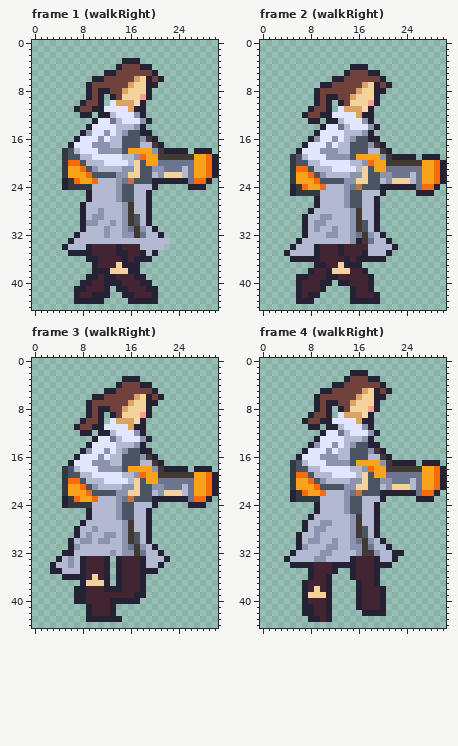
Edited in one commit: pixel-art file (rawAssets/animations/Flipside_Player_Model_AllAnims_Cropped.aseprite). The first picture shows the starting point.
31x45 pixels, 34 frames. Shown: frame 1 (walkRight), frame 2 (walkRight), frame 3 (walkRight), frame 4 (walkRight). The commit also changed other frames, which this record leaves out.
And afterwards:
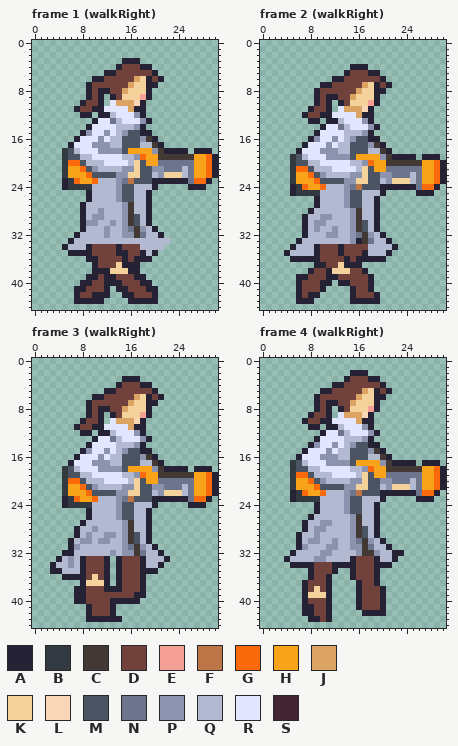
Palette (. is transparent): A #242234  B #333941  C #423934  D #71413b  E #f5a097  F #bb7547  G #fa6a0a  H #f9a31b  J #dba463  K #f4d29c  L #fad6b8  M #4a5462  N #6d758d  P #8b93af  Q #b3b9d1  R #e3e6ff  S #422433
Changes in this commit:
--- frame 1 (walkRight)
@@ x 6..21 @@
 33 AQQQQQQQQQQQQQQQ
-34 QQQASSSSASSSQQQQ
-35 AAAASSSSAASSAQA.
-36 ...AASSSSASAAA..
-37 ....ASSSKAAA....
+34 QQQADDDDADDDQQQQ
+35 AAAADDDDAADDAQA.
+36 ...AADDDDADAAA..
+37 ....ADDDKAAA....
 38 ....AAAKKKAA....
-39 ...AASAASSSAA...
-40 ..AASSAAASSSAA..
-41 .AASSSA.AASSSAA.
-42 .ASSAAA..AASSSA.
+39 ...AADAADDDAA...
+40 ..AADDAAADDDAA..
+41 .AADDDA.AADDDAA.
+42 .ADDAAA..AADDDA.
 43 .AAAAA....AAAAA.
--- frame 2 (walkRight)
@@ x 5..20 @@
 33 .AQQQQQQQQPACNQQ
-34 AQQQASSSASSSSQQQ
-35 QQQQASSSASSSAQQQ
-36 AAAAASSSSASAAAAA
-37 ....AASSKAAA....
-38 ...ASSAKKKSSA...
-39 .AASSSAASSSSSA..
-40 .ASSSAA.AASSSA..
-41 .ASSSA....ASSA..
-42 .ASAA.....ASSSA.
+34 AQQQADDDADDDDQQQ
+35 QQQQADDDADDDAQQQ
+36 AAAAADDDDADAAAAA
+37 ....AADDKAAA....
+38 ...ADDAKKKDDA...
+39 .AADDDAADDDDDA..
+40 .ADDDAA.AADDDA..
+41 .ADDDA....ADDA..
+42 .ADAA.....ADDDA.
 43 .AAA......AAAAA.
--- frame 3 (walkRight)
@@ x 7..19 @@
 32 QQQQQQPQPPCNQ
-33 QASSSA.ASSSAQ
-34 QASSSA.ASSSAQ
-35 QASSSA.ASSSAA
-36 AASKSA.ASSSA.
-37 .AKKKA.ASSSA.
-38 AASSSAAASSSA.
-39 AASSSSSSSSAA.
-40 AASSSSAAAAA..
-41 ..ASSSA......
-42 ..ASSSA......
+33 QADDDA.ADDDAQ
+34 QADDDA.ADDDAQ
+35 QADDDA.ADDDAA
+36 AADKDA.ADDDA.
+37 .AKKKA.ADDDA.
+38 AADDDAAADDDA.
+39 AADDDDDDDDAA.
+40 AADDDDAAAAA..
+41 ..ADDDA......
+42 ..ADDDA......
 43 ..AAAAAA.....
--- frame 4 (walkRight)
@@ x 6..21 @@
 32 QQQQPPQQQQPCCPQQ
-33 QQQPPQQQQASSSAQQ
-34 AAASSSAAAASSSAAA
-35 ..ASSSA..ASSSA..
-36 ..ASSA...ASSSA..
-37 .ASSSA....ASSA..
-38 .ASKSA....ASSSA.
-39 .AKKKA....ASSSA.
-40 .ASSSA....ASSSA.
-41 .AASSA....ASSSA.
-42 .AASSA.....AAAA.
-43 ..AASA..........
+33 QQQPPQQQQADDDAQQ
+34 AAADDDAAAADDDAAA
+35 ..ADDDA..ADDDA..
+36 ..ADDA...ADDDA..
+37 .ADDDA....ADDA..
+38 .ADKDA....ADDDA.
+39 .AKKKA....ADDDA.
+40 .ADDDA....ADDDA.
+41 .AADDA....ADDDA.
+42 .AADDA.....AAAA.
+43 ..AADA..........
 44 ................
